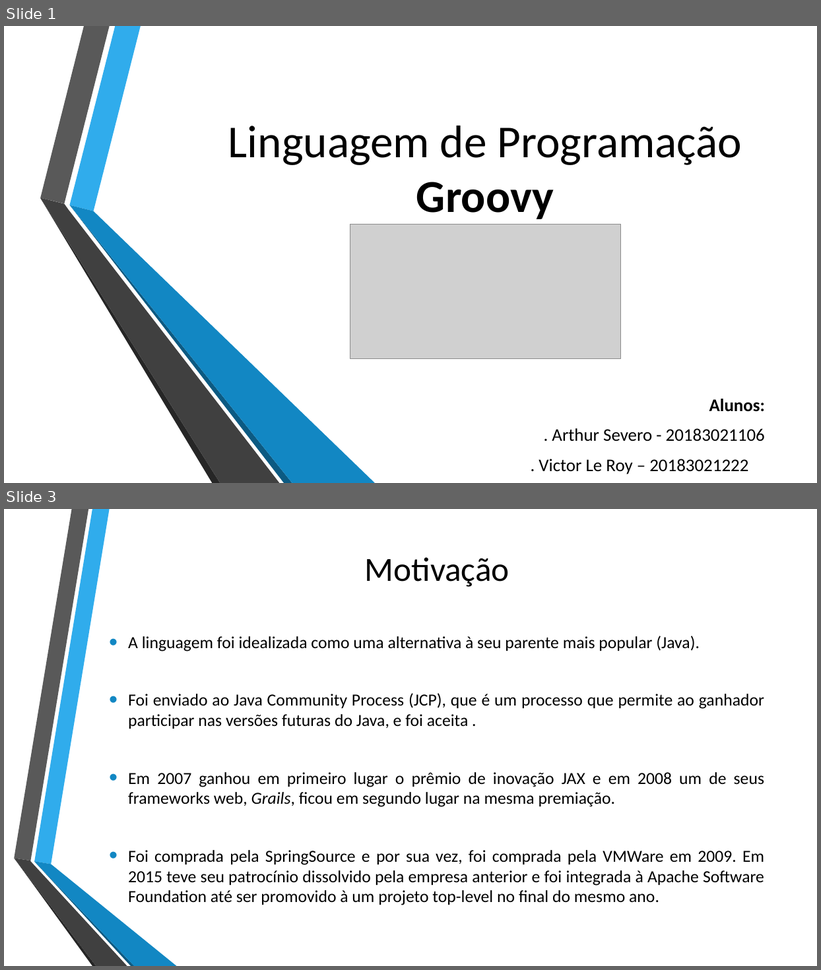
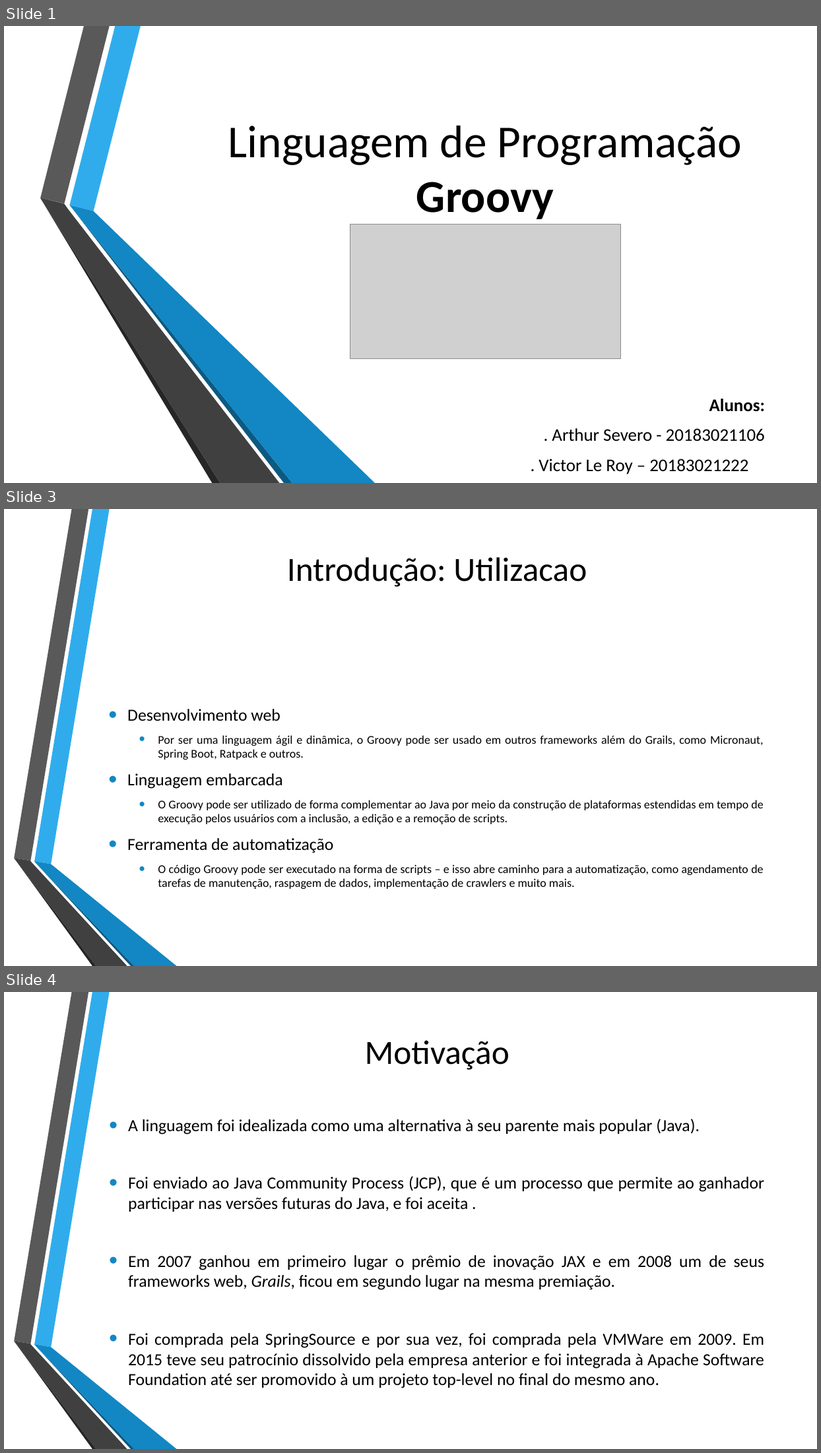
Before and after one commit to Sevzera/lp-cefet, a slide deck: Seminario/Apresentacao Groovy.pptx. Shown one above the other, each under a label of ours: slides 1 and 3 before the commit, slides 1, 3 and 4 after it; the slides between them are not shown. The pictures are 821x970 and 821x1453 pixels, drawn with LibreOffice and Linux fonts; fonts in the diff are those of the drawing; grey boxes stand for pictures; background and template pictures are left out. Boxes give left, top, right and bottom in pixels: in the first picture for what was removed or moved away, otherwise in the second. Text is boxed around its words. In the diff, an @@ line names an element or a change of style, - is before the commit and + after.

```diff
--- a/Seminario/Apresentacao Groovy.pptx
+++ b/Seminario/Apresentacao Groovy.pptx
@@ slide 3 added at (4, 509, 817, 966), background picture (left out); not listed: 6 template elements that a slide beside it also shows @@
@@ title added at (287, 557, 587, 587), 40 pt, text #000000 @@
+Introdução: Utilizacao
@@ text added at (127, 709, 764, 889), 14 pt, text #000000 @@
+• Desenvolvimento web
+  • Por ser uma linguagem ágil e dinâmica, o Groovy pode ser usado em outros frameworks além do Grails, como Micronaut, Spring Boot, Ratpack e outros.
+• Linguagem embarcada
+  • O Groovy pode ser utilizado de forma complementar ao Java por meio da construção de plataformas estendidas em tempo de execução pelos usuários com a inclusão, a edição e a remoção de scripts.
+• Ferramenta de automatização
+  • O código Groovy pode ser executado na forma de scripts – e isso abre caminho para a automatização, como agendamento de tarefas de manutenção, raspagem de dados, implementação de crawlers e muito mais.
@@ what was slide 3 is now slide 4 @@
```
Also in this commit, not shown: 2 slides changed, 1 other slide added, 13 other files.
